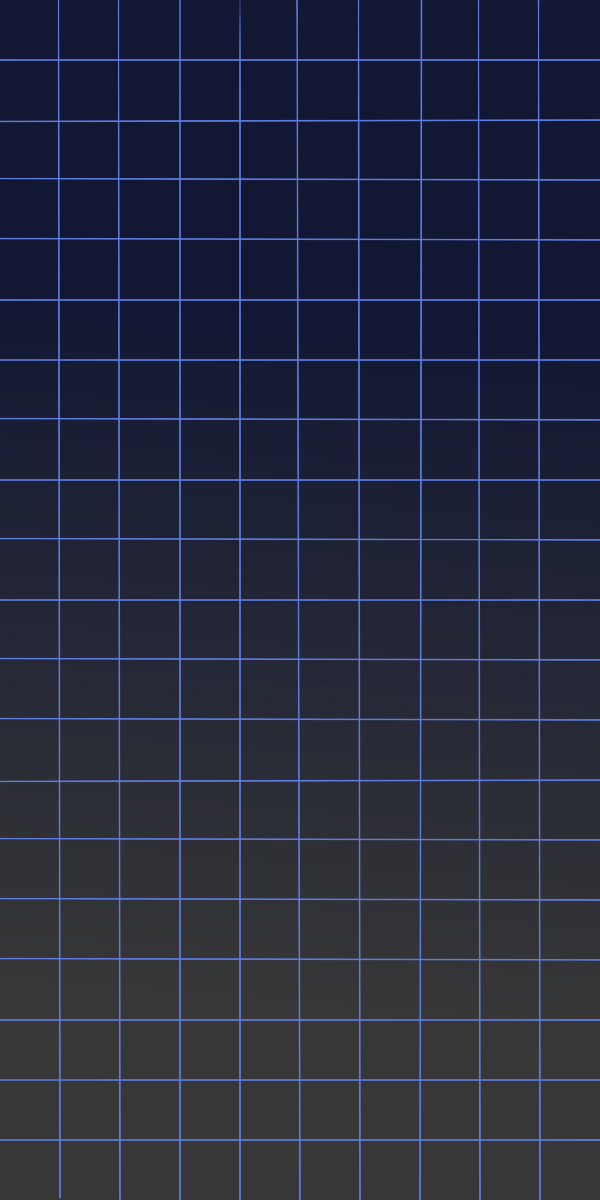
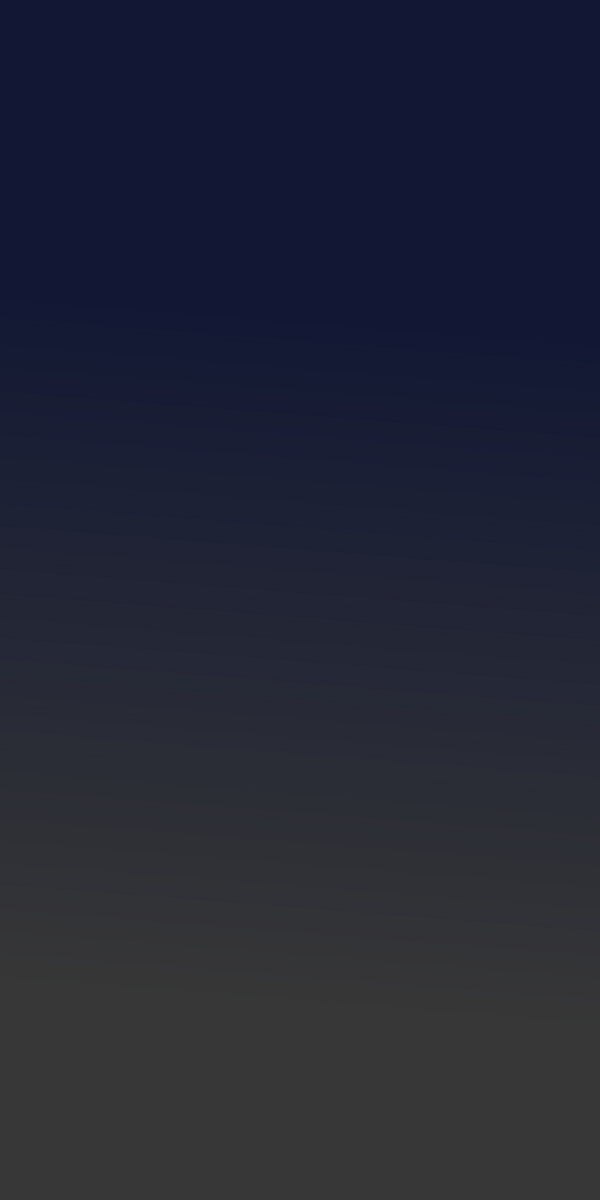
The second 600x1200 image is a revision of the first. Changes to its layers:
painted on "Lines" over (x1=0, y1=0, x2=600, y2=1200)
painted on "Background" over (x1=0, y1=0, x2=600, y2=1200)
